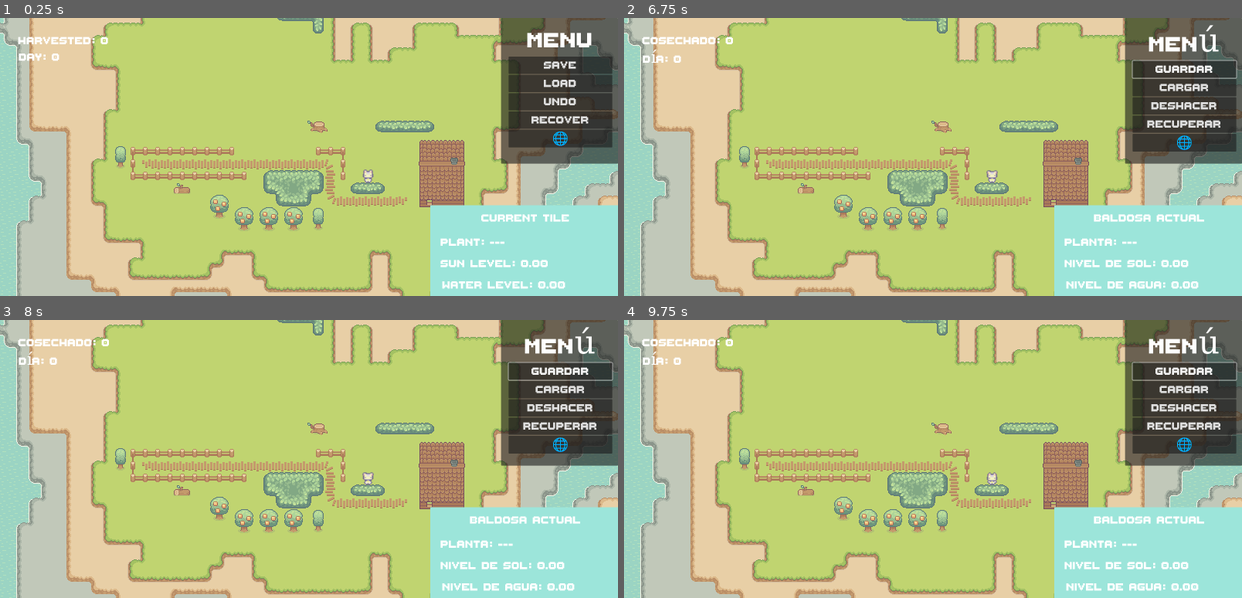
Above: before the commit, frames 1-4 (two rows, left to right).
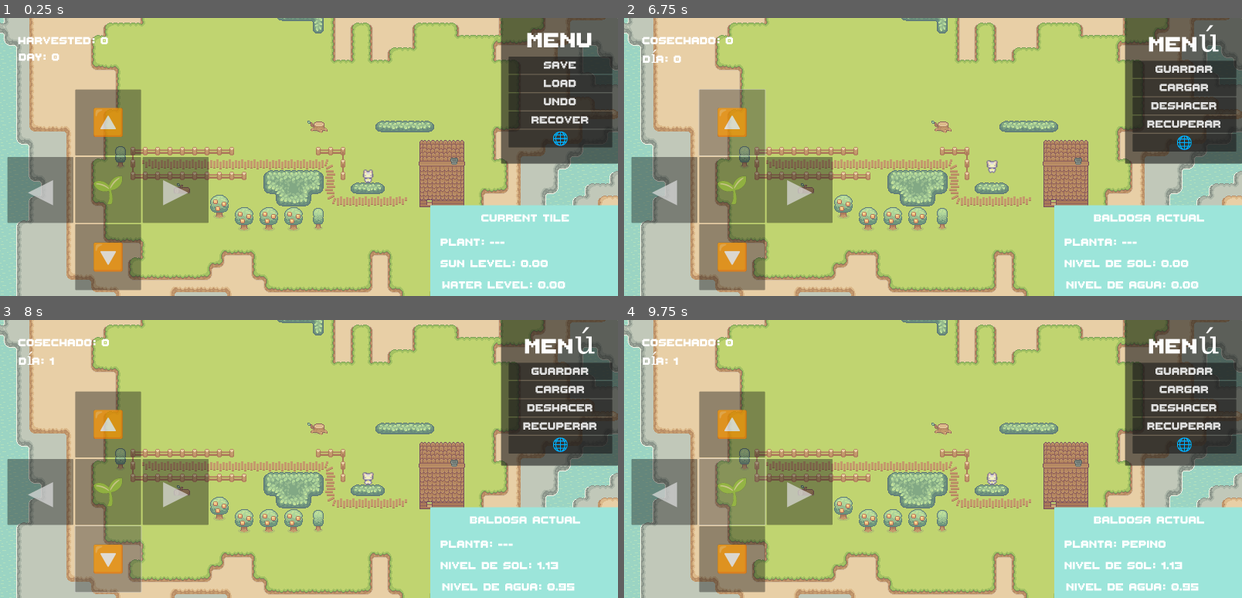
Above: after the commit, the same moments.

Repository: dathphan/cmpm-121-final
Game: Godot game, scene res://main.tscn
Two runs of this game, one before a commit and one after it. Both use one fixed random seed, a clock stepped at 60 frames per second and the inputs below.
Inputs (mouse positions are in pixels of both pictures, inside the frame that each line leads up to):
- Up to frame 1 (0.25 s): no input
- Up to frame 2 (6.75 s): click "load" at 0.5 s; click "undo" at 1.25 s; click "recover" at 2 s; click "🌐" at 2.75 s; click "cargar" at 3.5 s; click "deshacer" at 4.25 s; click "recuperar" at 5 s; click "guardar" at 5.75 s; click (729, 123) at 6.5 s, where only the run after the commit has a clickable "🔼"
- Up to frame 3 (8 s): click (105, 559) at 7.25 s, where only the run after the commit has a clickable "🔽"
- Up to frame 4 (9.75 s): click (667, 492) at 8 s, where only the run after the commit has a clickable "◀️"; click (797, 492) at 8.75 s, where only the run after the commit has a clickable "▶️"; click (729, 492) at 9.5 s, where only the run after the commit has a clickable "🌱"

The runs differ from the first frame. In frame 1, 13% of the frame differs, in the area x 1-34%, y 25-99%; in frame 2, 13%; in frame 3, 13%; in frame 4, 13%, in the area x 1-100%, y 13-99%.
Error in both runs: Invalid access to property or key 'map' on a base object of type 'Nil'. (res://Game)

Commit message:
F3 improvements to the save system and bug fixing

Diff:
--- a/Game Managers/save_load_system.gd
+++ b/Game Managers/save_load_system.gd
@@ -84,9 +84,7 @@
 
 func load_save(save: Save):
 	map.deserialize_grid(save.map)
-	player._target_pos = map.cell_coord_to_pos(save.player_target_cell)
-	player.position = player._target_pos
-	player._target_cell = save.player_target_cell
+	player.set_pos(save.player_target_cell)
 	player.move_count = save.move_count
 	GameManager.instance.current_turn = save.turn
 	GameManager.instance.score = save.score
--- a/Player/Player.tscn
+++ b/Player/Player.tscn
@@ -80,7 +80,7 @@
 texture_filter = 1
 sprite_frames = SubResource("SpriteFrames_hyg6x")
 autoplay = "default"
-frame_progress = 0.677407
+frame_progress = 0.635343
 
 [node name="CollisionShape2D" type="CollisionShape2D" parent="."]
 shape = SubResource("RectangleShape2D_fg1w3")
--- a/Player/player_movement.gd
+++ b/Player/player_movement.gd
@@ -98,6 +98,15 @@
 	player_moved_to.emit(map.get_cell_from_coord(_target_cell))
 	_prev_direction = direction
 
+
+func set_pos(coord: Vector2i):
+	_target_cell = coord
+	_target_pos = get_target_position()
+	position = _target_pos
+
+	player_moved_to.emit(map.get_cell_from_coord(_target_cell))
+
+
 func on_game_end(_a):
 	game_active = false
 
--- a/main.tscn
+++ b/main.tscn
@@ -270,7 +270,6 @@
 theme_override_font_sizes/font_size = 128
 
 [node name="Controls" parent="CanvasLayer/UI Manager" index="5"]
-visible = false
 modulate = Color(1, 1, 1, 0.701961)
 anchor_left = 0.0120833
 anchor_top = 0.978704
Not shown, changed: CMPM 121 Final.apk
Not shown, changed: CMPM 121 Final.apk.idsig
